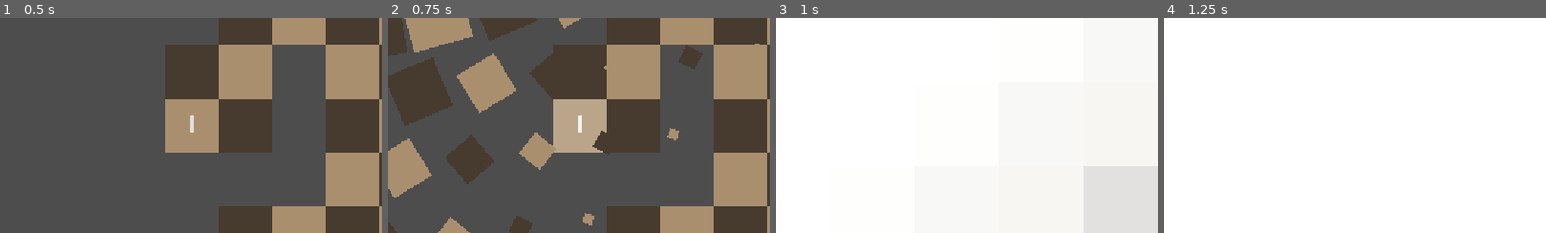
Above: before the commit, frames 1-4 (left to right).
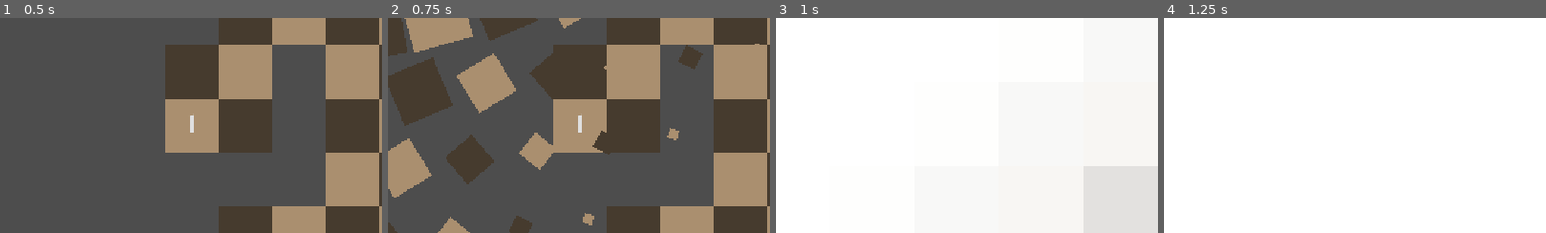
Above: after the commit, the same moments.

Repository: yourname3/gmtk-2026
Game: Godot game, scene res://level_select/level_select.tscn
Same seed, same stepped clock (60 frames per second), same inputs: the game is played once before the commit and once after it. This scene is started directly instead of the project's main scene.
Inputs:
- Up to frame 1 (0.5 s): no input
- Up to frame 2 (0.75 s): click "1" at 0.5 s
- Up to frame 3 (1 s): no input
- Up to frame 4 (1.25 s): no input
The pictures show only the part of the screen within x 4-54%, y 25-75%; the shares and areas given below are measured in that part.

Frame 1 is identical in both runs. In frame 2, 3.2% of the frame differs, in the area x 43-58%, y 37-63%; in frame 3, nothing differs; in frame 4, nothing differs.

Commit message:
small fix (?) to level select

Diff:
--- a/level_select/level_select.gd
+++ b/level_select/level_select.gd
@@ -1,10 +1,12 @@
 extends Node2D
 class_name LevelSelect
+
+var buttons: Array[LevelSelectButton] = []
 
 # Called when the node enters the scene tree for the first time.
 func _ready() -> void:
 	var dictionary: Dictionary[Vector2i, LevelSelectButton] = {}
-	var buttons: Array[LevelSelectButton] = []
+
 
 	for child in get_children():
 		if child is LevelSelectButton:
@@ -30,3 +32,7 @@
 		enabled = enabled or check_neighbor.call( 0,  1)
 
 		button.visible = enabled
+
+func disable_all_buttons() -> void:
+	for button in buttons:
+		button.disabled = true
--- a/level_select/level_select_button.gd
+++ b/level_select/level_select_button.gd
@@ -11,7 +11,10 @@
 	text = str(number + 1)
 	if Engine.is_editor_hint(): return
 
-	pressed.connect(func(): Global.load_level(number))
+	pressed.connect(func():
+		get_parent().disable_all_buttons()
+		Global.load_level(number)
+	)
 
 func _process(delta: float) -> void:
 	if Engine.is_editor_hint():
--- a/level_select/level_select_button.tscn
+++ b/level_select/level_select_button.tscn
@@ -11,16 +11,20 @@
 [sub_resource type="StyleBoxFlat" id="StyleBoxFlat_lqw5f"]
 bg_color = Color(1, 1, 1, 0.18431373)
 
+[sub_resource type="StyleBoxEmpty" id="StyleBoxEmpty_1sqxu"]
+
 [sub_resource type="StyleBoxEmpty" id="StyleBoxEmpty_mgq0h"]
 
 [node name="Button" type="Button" unique_id=324410128]
 offset_right = 256.0
 offset_bottom = 255.0
+theme_override_colors/font_disabled_color = Color(0.8745098, 0.8745098, 0.8745098, 1)
 theme_override_fonts/font = ExtResource("1_1sqxu")
 theme_override_font_sizes/font_size = 125
 theme_override_styles/normal = SubResource("StyleBoxEmpty_kp0lh")
 theme_override_styles/pressed = SubResource("StyleBoxFlat_mtmfa")
 theme_override_styles/hover = SubResource("StyleBoxFlat_lqw5f")
+theme_override_styles/disabled = SubResource("StyleBoxEmpty_1sqxu")
 theme_override_styles/focus = SubResource("StyleBoxEmpty_mgq0h")
 text = "26"
 script = ExtResource("2_1sqxu")
--- /dev/null
+++ b/levels/level_forced_own_kill.tscn
@@ -0,0 +1,71 @@
+[gd_scene format=3 uid="uid://c0mcjso3ft6tv"]
+
+[ext_resource type="Script" uid="uid://cplkyd3ikt0ds" path="res://level_camera.gd" id="1_16k1l"]
+[ext_resource type="Texture2D" uid="uid://cnjdtf56fia74" path="res://chessboard/squares.png" id="2_sbrny"]
+[ext_resource type="Script" uid="uid://dlpshbooq0wub" path="res://chessboard/board.gd" id="3_daxet"]
+[ext_resource type="PackedScene" uid="uid://dwkpyk486w1so" path="res://board_highlighter/board_highlighter.tscn" id="4_wyvao"]
+[ext_resource type="PackedScene" uid="uid://dlxncimif4ag5" path="res://card/card_hand.tscn" id="5_lse15"]
+[ext_resource type="Script" uid="uid://b06p13p7337hc" path="res://card/card_anchor.gd" id="6_i5uqt"]
+[ext_resource type="FontFile" uid="uid://duavmdhnyehrq" path="res://font/Kelvinch-Roman.otf" id="7_n5cx2"]
+[ext_resource type="Script" uid="uid://boelojhpopqmn" path="res://level/undo_button.gd" id="8_61p6p"]
+[ext_resource type="PackedScene" uid="uid://dkp8oou7e0gjs" path="res://clock/clock.tscn" id="9_be3r6"]
+
+[sub_resource type="TileSetAtlasSource" id="TileSetAtlasSource_x6ek4"]
+texture = ExtResource("2_sbrny")
+texture_region_size = Vector2i(256, 256)
+0:0/0 = 0
+1:0/0 = 0
+
+[sub_resource type="TileSet" id="TileSet_5xgho"]
+tile_size = Vector2i(256, 256)
+sources/0 = SubResource("TileSetAtlasSource_x6ek4")
+
+[node name="Level" type="Node2D" unique_id=1114344541]
+
+[node name="Camera2D" type="Camera2D" parent="." unique_id=1583186163]
+position = Vector2(640, 896)
+zoom = Vector2(0.335, 0.335)
+script = ExtResource("1_16k1l")
+
+[node name="ChessBoard" type="TileMap" parent="." unique_id=854148038]
+unique_name_in_owner = true
+z_index = -10
+tile_set = SubResource("TileSet_5xgho")
+format = 2
+layer_0/tile_data = PackedInt32Array(0, 0, 0, 65537, 0, 0, 131074, 0, 0, 196611, 0, 0, 262148, 0, 0, 1, 65536, 0, 65538, 65536, 0, 131075, 65536, 0, 196612, 65536, 0, 65536, 65536, 0, 131073, 65536, 0, 196610, 65536, 0, 262147, 65536, 0, 2, 0, 0, 65539, 0, 0, 131076, 0, 0, 131072, 0, 0, 196609, 0, 0, 262146, 0, 0, 196608, 65536, 0, 262145, 65536, 0, 262144, 0, 0, 3, 65536, 0, 65540, 65536, 0, 4, 0, 0)
+script = ExtResource("3_daxet")
+
+[node name="BoardHighlighter" parent="." unique_id=1546895326 instance=ExtResource("4_wyvao")]
+
+[node name="CanvasLayer" type="CanvasLayer" parent="." unique_id=934646317]
+
+[node name="Control" type="Control" parent="CanvasLayer" unique_id=746026494]
+layout_mode = 3
+anchors_preset = 0
+offset_right = 3459.0
+offset_bottom = 1924.0
+scale = Vector2(0.33275524, 0.33275524)
+mouse_filter = 2
+
+[node name="CardHand" parent="CanvasLayer/Control" unique_id=850826435 instance=ExtResource("5_lse15")]
+unique_name_in_owner = true
+position = Vector2(1724, 1628.0513)
+
+[node name="CardAnchor" type="Node2D" parent="CanvasLayer/Control/CardHand" unique_id=625709137]
+position = Vector2(-1234, -871)
+script = ExtResource("6_i5uqt")
+
+[node name="UndoButton" type="Button" parent="CanvasLayer/Control/CardHand" unique_id=1976124487]
+unique_name_in_owner = true
+offset_left = -1395.0
+offset_top = -485.0
+offset_right = -1012.0
+offset_bottom = -342.0
+rotation = -0.08234839
+theme_override_fonts/font = ExtResource("7_n5cx2")
+theme_override_font_sizes/font_size = 100
+text = "Undo"
+script = ExtResource("8_61p6p")
+
+[node name="Clock" parent="CanvasLayer/Control" unique_id=444931598 instance=ExtResource("9_be3r6")]
+position = Vector2(2900, 423)
